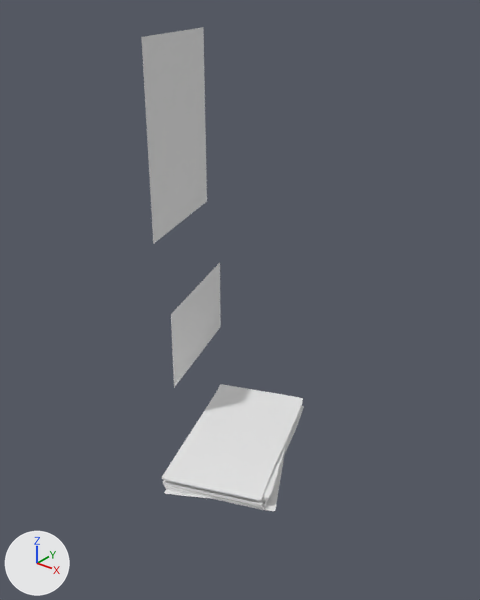
An edit to the FBX model Assets/_Assets/Models/Postcards_01.fbx, drawn before and after from the same camera.
Rendered twice from a 50 mm camera at (7.08, -7.41, 11.78) aimed at (4.19, -3.8, 9.54). The axes (+X, +Y, +Z) are drawn at lower left. The lights are the same throughout. The picture after the commit comes second. Where no turn or scale is listed for an object, it has been applied to the vertices.

Objects in the first picture: 'flyer_v1', 'postcard_stack', 'postcard_v1'.
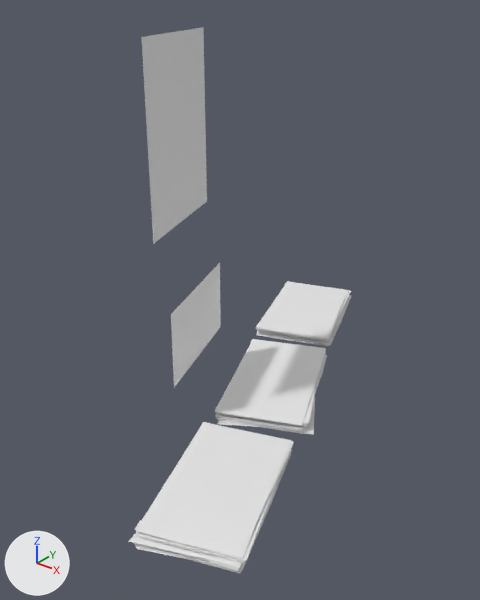
Pixel boxes (x1, y1, x2, y2) of what changed, in the pictures (480 x 600 px):
'postcard_stack', moved, turned: before (162, 384, 304, 511); after (215, 339, 327, 435)
'postcard_stack.01', added: after (128, 422, 294, 573)
'postcard_stack.03', added: after (256, 281, 351, 346)

Patch to the scene script:
```diff
--- a/Assets/_Assets/Models/Postcards_01.fbx.py
+++ b/Assets/_Assets/Models/Postcards_01.fbx.py
@@ mat_tex_deskdocs @@
+mat_tex_deskdocs = principled_material('Tex_DeskDocs')
+mat_tex_deskdocs.base_color = (0.8, 0.8, 0.8)  # white #e7e7e7
@@ me_plane_007 @@
+me_plane_007.from_pydata(...)  # 330 vertices, 245 faces; spans x -0.556..0.541, y -0.721..0.667, z -0.051..0.051
+me_plane_007.materials.append(mat_tex_deskdocs)  # white #e7e7e7
@@ me_plane_008 @@
+me_plane_008.from_pydata(...)  # 330 vertices, 245 faces; spans x -0.553..0.531, y -0.741..0.662, z -0.051..0.051
+me_plane_008.materials.append(mat_tex_deskdocs)  # white #e7e7e7
@@ ob_postcard_stack @@
 ob_postcard_stack = bpy.data.objects.new('postcard_stack', me_plane_017)
-ob_postcard_stack.location = (4.615, -4.306, 8.701)
-ob_postcard_stack.rotation_euler = (1.571, 0.0, -3.142)  # degrees (90, 0, -180)
+ob_postcard_stack.location = (4.32, -3.441, 8.655)
+ob_postcard_stack.rotation_euler = (1.571, 0.0, -3.096)  # degrees (90, 0, -177)
@@ ob_postcard_stack_03 @@
+ob_postcard_stack_03 = bpy.data.objects.new('postcard_stack.03', me_plane_007)
+ob_postcard_stack_03.location = (3.747, -2.097, 8.655)
@@ ob_postcard_stack_01 @@
+ob_postcard_stack_01 = bpy.data.objects.new('postcard_stack.01', me_plane_008)
+ob_postcard_stack_01.location = (4.787, -4.716, 8.655)
```
